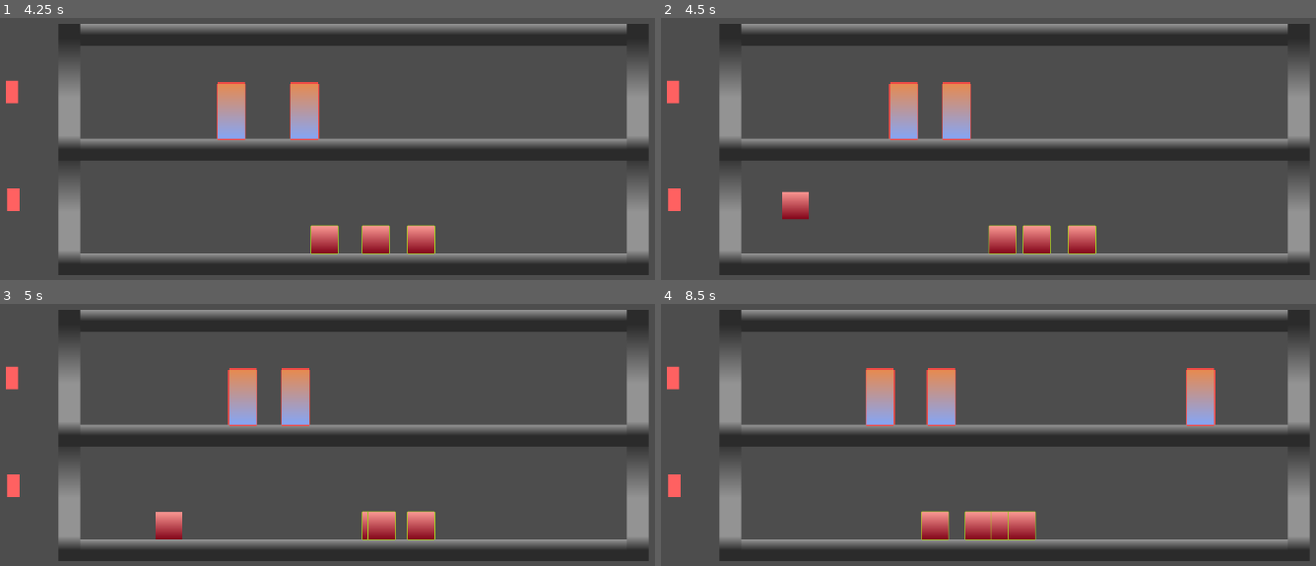
Above: before the commit, frames 1-4 (two rows, left to right).
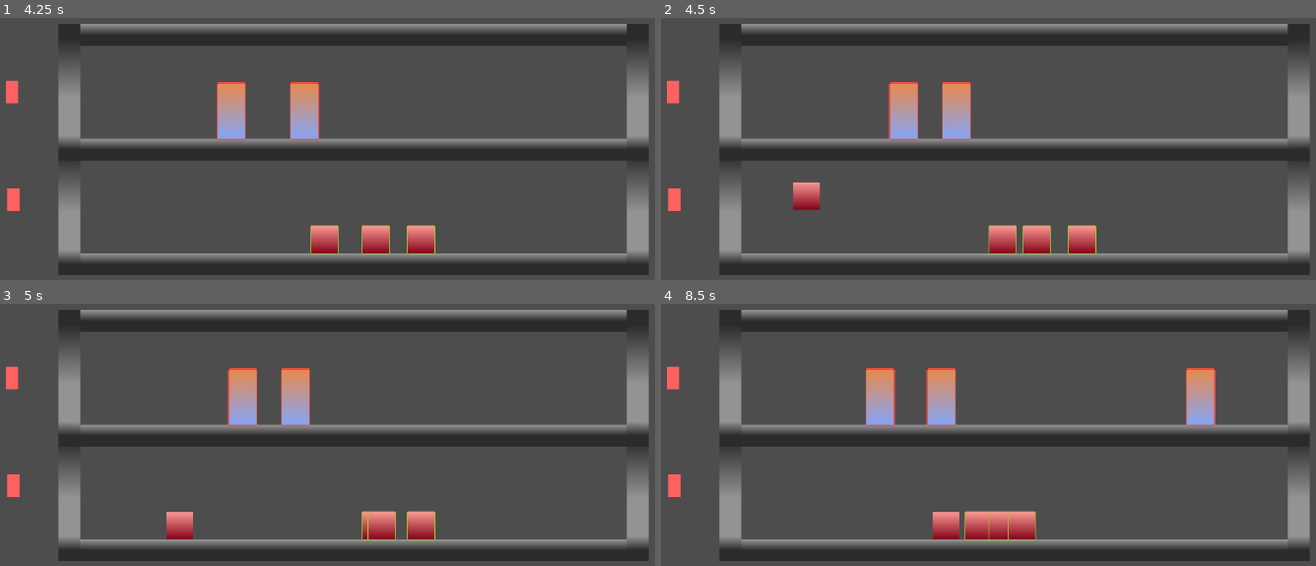
Above: after the commit, the same moments.

Repository: Lambosaurus/wildjam-mutation
Game: Godot game, scene res://main/main.tscn
Same seed, same stepped clock (60 frames per second), same inputs: the game is played once before the commit and once after it.
Inputs (mouse positions are in pixels of both pictures, inside the frame that each line leads up to):
- Up to frame 1 (4.25 s): move the mouse to (248, 240) at 0.52 s; tap S (swap_arms) every 0.75 s from 0.6 to 3.6 s; click (248, 240) at 0.67 s; move the mouse to (334, 240) at 1.27 s; click (334, 240) at 1.42 s; move the mouse to (406, 240) at 2.02 s; click (406, 240) at 2.17 s; move the mouse to (131, 112) at 2.77 s; click (131, 112) at 2.92 s; move the mouse to (353, 112) at 3.52 s; click (353, 112) at 3.67 s
- Up to frame 2 (4.5 s): move the mouse to (674, 198) at 4.27 s; tap S (swap_arms) at 4.35 s; click (674, 198) at 4.42 s
- Up to frame 3 (5 s): no input
- Up to frame 4 (8.5 s): move the mouse to (831, 526) at 5.02 s; tap S (swap_arms) every 0.75 s from 5.1 to 8.1 s; click (831, 526) at 5.17 s; move the mouse to (674, 377) at 5.77 s; click (674, 377) at 5.92 s; move the mouse to (1237, 398) at 6.52 s; click (1237, 398) at 6.67 s; move the mouse to (850, 366) at 7.27 s; click (850, 366) at 7.42 s; move the mouse to (outside the picture) at 8.02 s; click (outside the picture) at 8.17 s

Frame 1 is identical in both runs. In frame 2, 0.7% of the frame differs, in the area x 18-25%, y 62-77%; in frame 3, 0.3%; in frame 4, 0.5%.

Commit message:
Move span location

Diff:
--- a/main/main.tscn
+++ b/main/main.tscn
@@ -35,7 +35,7 @@
 spawnable = ExtResource("4_c651c")
 
 [node name="Location" type="Node2D" parent="Spawners/MutantLevel1" unique_id=503858260]
-position = Vector2(182, 23)
+position = Vector2(198, 9)
 
 [node name="EntitySpawner2" parent="Spawners" unique_id=658344345 node_paths=PackedStringArray("spawn_location") instance=ExtResource("3_xwkvk")]
 position = Vector2(72, 356)
